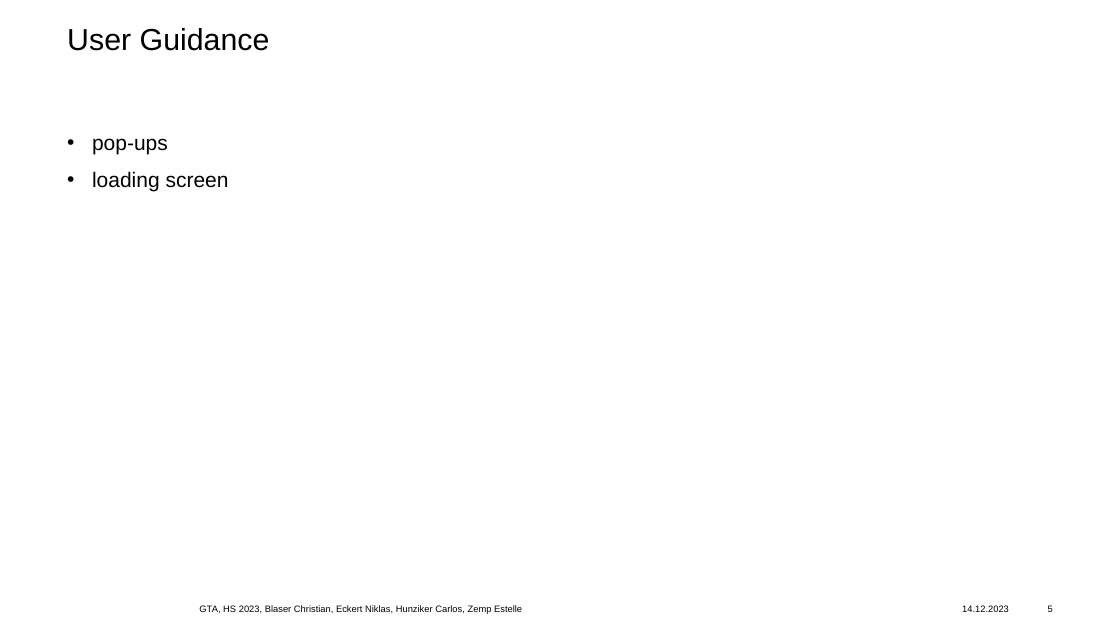
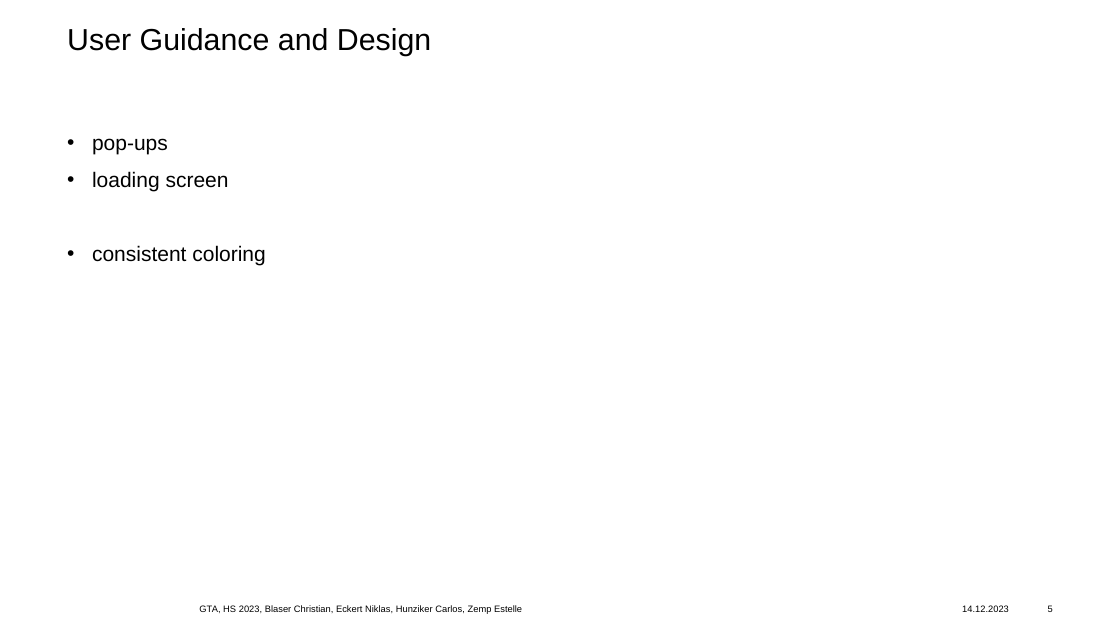
Before and after one commit to blc460/GTA8, a slide deck: slide 5 of final-presentation-GTA8.pptx. Drawn at 1120x630 pixels with LibreOffice and Linux fonts; fonts in the diff are those of the drawing; background and template pictures are left out. Boxes give left, top, right and bottom in pixels: in the first picture for what was removed or moved away, otherwise in the second. Text is boxed around its words. In the diff, an @@ line names an element or a change of style, - is before the commit and + after.

```diff
--- a/final-presentation-GTA8.pptx
+++ b/final-presentation-GTA8.pptx
@@ title at bbox=[67, 28, 431, 56]: text changed @@
-User Guidance
+User Guidance and Design
@@ text at bbox=[92, 245, 265, 265]: paragraph added @@
+• consistent coloring
```
Also in this commit, not shown: 3 other slides changed.
